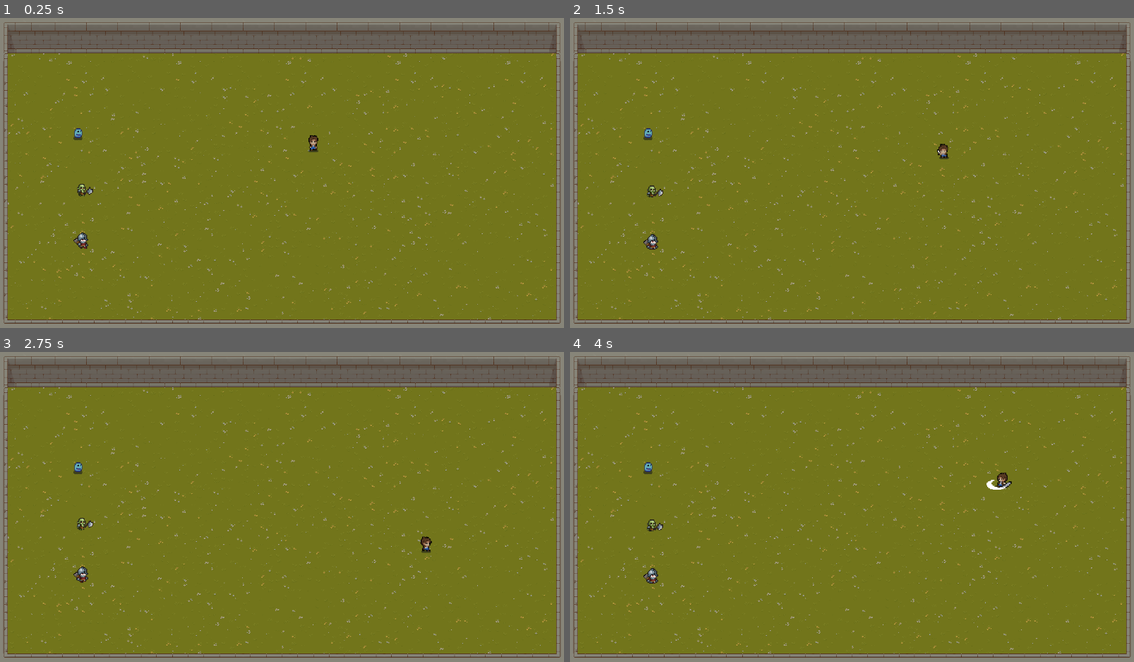
Above: before the commit, frames 1-4 (two rows, left to right).
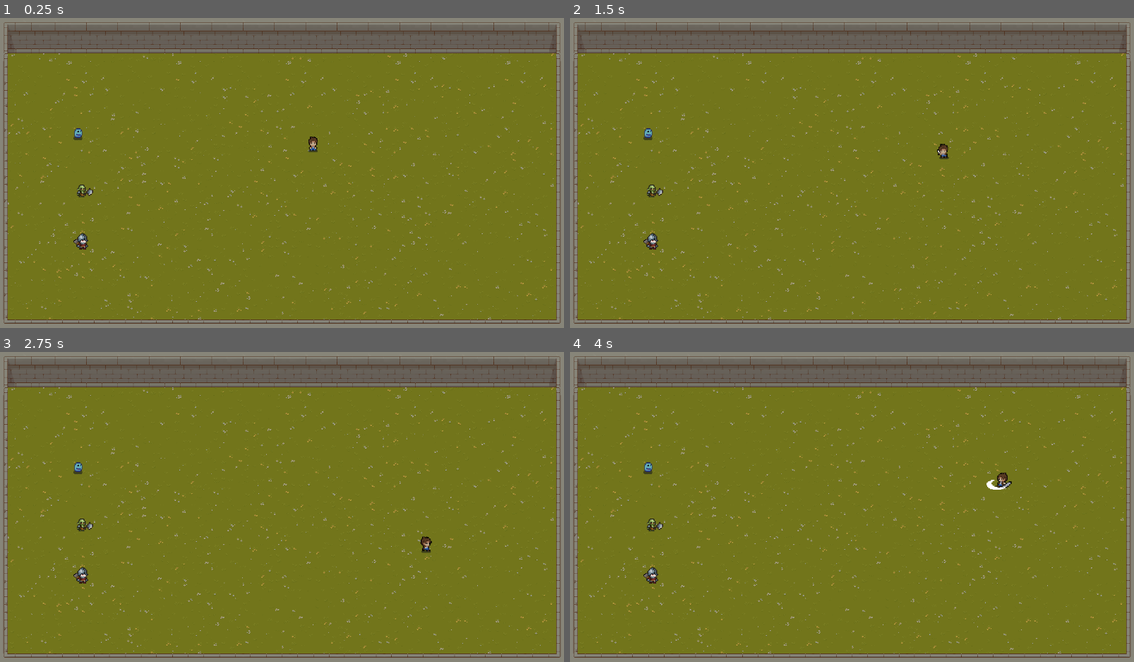
Above: after the commit, the same moments.

Repository: Mfrank34/DungeonHeart
Game: Godot game, scene res://Scenes/room/room.tscn
Same seed, same stepped clock (60 frames per second), same inputs: the game is played once before the commit and once after it. Before the commit the project starts from res://Scenes/room.tscn.
Inputs:
- Up to frame 1 (0.25 s): no input
- Up to frame 2 (1.5 s): tap Enter (ui_accept) at 0.5, 0.6, 0.77, 1.07, 1.35 s; hold Right (ui_right) 0.53-1.28 s; hold Down (ui_down) from 1.28 s (still down)
- Up to frame 3 (2.75 s): tap Enter (ui_accept) at 1.52, 1.82, 2.1 s; release Down (ui_down) at 2.03 s; hold Right (ui_right) from 2.03 s (still down)
- Up to frame 4 (4 s): release Right (ui_right) at 2.78 s; hold Up (ui_up) 2.78-3.53 s; tap Enter (ui_accept) at 2.85, 3.02, 3.32, 3.6, 3.77 s; hold Left (ui_left) from 3.53 s (still down)

The runs differ from the first frame. In frame 1, 0.2% of the frame differs, in the area x 13-57%, y 37-75%; in frame 2, 0.1%; in frame 3, 0.1%; in frame 4, 0.1%.

Commit message:
update
changes and orgianistions of files and updates

Diff:
--- a/Scenes/enemy.tscn
+++ b/Scenes/enemy/enemy_1.tscn
@@ -1,66 +1,66 @@
 [gd_scene load_steps=22 format=3 uid="uid://cqaw8vpn24dph"]
 
-[ext_resource type="Script" uid="uid://cyssrrm3papo" path="res://Script/enemy_2.gd" id="1_1f0kj"]
-[ext_resource type="Texture2D" uid="uid://bl5whrosonxp8" path="res://Textures/Enemy_1/slime.png" id="1_1lxko"]
+[ext_resource type="Texture2D" uid="uid://bl5whrosonxp8" path="res://Textures/Enemy_1/slime.png" id="1_jwqgc"]
+[ext_resource type="Script" uid="uid://crrx78t4p8fs1" path="res://Script/enemy_1.gd" id="1_njp5n"]
 
 [sub_resource type="AtlasTexture" id="AtlasTexture_qit8y"]
-atlas = ExtResource("1_1lxko")
+atlas = ExtResource("1_jwqgc")
 region = Rect2(0, 384, 32, 32)
 
 [sub_resource type="AtlasTexture" id="AtlasTexture_4gdgy"]
-atlas = ExtResource("1_1lxko")
+atlas = ExtResource("1_jwqgc")
 region = Rect2(32, 384, 32, 32)
 
 [sub_resource type="AtlasTexture" id="AtlasTexture_8n4gd"]
-atlas = ExtResource("1_1lxko")
+atlas = ExtResource("1_jwqgc")
 region = Rect2(64, 384, 32, 32)
 
 [sub_resource type="AtlasTexture" id="AtlasTexture_pfsys"]
-atlas = ExtResource("1_1lxko")
+atlas = ExtResource("1_jwqgc")
 region = Rect2(96, 384, 32, 32)
 
 [sub_resource type="AtlasTexture" id="AtlasTexture_plxki"]
-atlas = ExtResource("1_1lxko")
+atlas = ExtResource("1_jwqgc")
 region = Rect2(128, 384, 32, 32)
 
 [sub_resource type="AtlasTexture" id="AtlasTexture_0o7g4"]
-atlas = ExtResource("1_1lxko")
+atlas = ExtResource("1_jwqgc")
 region = Rect2(0, 0, 32, 32)
 
 [sub_resource type="AtlasTexture" id="AtlasTexture_mdifi"]
-atlas = ExtResource("1_1lxko")
+atlas = ExtResource("1_jwqgc")
 region = Rect2(32, 0, 32, 32)
 
 [sub_resource type="AtlasTexture" id="AtlasTexture_tvefu"]
-atlas = ExtResource("1_1lxko")
+atlas = ExtResource("1_jwqgc")
 region = Rect2(64, 0, 32, 32)
 
 [sub_resource type="AtlasTexture" id="AtlasTexture_fhldr"]
-atlas = ExtResource("1_1lxko")
+atlas = ExtResource("1_jwqgc")
 region = Rect2(96, 0, 32, 32)
 
 [sub_resource type="AtlasTexture" id="AtlasTexture_bc858"]
-atlas = ExtResource("1_1lxko")
+atlas = ExtResource("1_jwqgc")
 region = Rect2(0, 128, 32, 32)
 
 [sub_resource type="AtlasTexture" id="AtlasTexture_q3cx2"]
-atlas = ExtResource("1_1lxko")
+atlas = ExtResource("1_jwqgc")
 region = Rect2(32, 128, 32, 32)
 
 [sub_resource type="AtlasTexture" id="AtlasTexture_7523r"]
-atlas = ExtResource("1_1lxko")
+atlas = ExtResource("1_jwqgc")
 region = Rect2(64, 128, 32, 32)
 
 [sub_resource type="AtlasTexture" id="AtlasTexture_0a8yw"]
-atlas = ExtResource("1_1lxko")
+atlas = ExtResource("1_jwqgc")
 region = Rect2(96, 128, 32, 32)
 
 [sub_resource type="AtlasTexture" id="AtlasTexture_wd3wd"]
-atlas = ExtResource("1_1lxko")
+atlas = ExtResource("1_jwqgc")
 region = Rect2(128, 128, 32, 32)
 
 [sub_resource type="AtlasTexture" id="AtlasTexture_b0mq0"]
-atlas = ExtResource("1_1lxko")
+atlas = ExtResource("1_jwqgc")
 region = Rect2(160, 128, 32, 32)
 
 [sub_resource type="SpriteFrames" id="SpriteFrames_beirf"]
@@ -138,20 +138,24 @@
 [node name="Enemy" type="CharacterBody2D"]
 collision_layer = 2
 collision_mask = 2
-script = ExtResource("1_1f0kj")
+script = ExtResource("1_njp5n")
 
 [node name="AnimatedSprite2D" type="AnimatedSprite2D" parent="."]
 scale = Vector2(1.5, 1.5)
 sprite_frames = SubResource("SpriteFrames_beirf")
-animation = &"Walk"
-frame = 4
-frame_progress = 0.177945
+animation = &"Idle"
+frame = 2
+frame_progress = 0.628432
 offset = Vector2(0, -7)
 
 [node name="Body" type="CollisionShape2D" parent="."]
 position = Vector2(0, -8)
 shape = SubResource("CircleShape2D_jg01p")
 debug_color = Color(0.8, 0.196078, 0.188235, 0.419608)
+
+[node name="Timer" type="Timer" parent="."]
+unique_name_in_owner = true
+wait_time = 0.7
 
 [node name="DetectionArea" type="Area2D" parent="."]
 visible = false
@@ -174,6 +178,7 @@
 shape = SubResource("CircleShape2D_5tp6k")
 debug_color = Color(0.735356, 0.742409, 0.750494, 0.42)
 
+[connection signal="timeout" from="Timer" to="." method="weapon_time_out"]
 [connection signal="body_entered" from="DetectionArea" to="." method="_on_detection_area_body_entered"]
 [connection signal="body_exited" from="DetectionArea" to="." method="_on_detection_area_body_exited"]
 [connection signal="body_entered" from="Enemy_HitBox" to="." method="_on_enemy_hit_box_body_entered"]
--- a/Scenes/enemy_2.tscn
+++ b/Scenes/enemy/enemy_2.tscn
@@ -203,12 +203,12 @@
 radius = 67.0075
 
 [sub_resource type="CircleShape2D" id="CircleShape2D_5tp6k"]
-radius = 33.0
+radius = 43.0116
 
 [node name="Enemy_2" type="CharacterBody2D"]
 collision_layer = 2
 collision_mask = 2
-script = ExtResource("1_t3d2o")
+script = ExtResource("1_b6n7j")
 
 [node name="AnimatedSprite2D" type="AnimatedSprite2D" parent="."]
 position = Vector2(-1, -1.00002)
@@ -222,6 +222,8 @@
 shape = SubResource("CircleShape2D_jg01p")
 debug_color = Color(0.8, 0.196078, 0.188235, 0.419608)
 
+[node name="Timer" type="Timer" parent="."]
+
 [node name="DetectionArea" type="Area2D" parent="."]
 visible = false
 position = Vector2(0, -5)
--- a/Scenes/enemy_3.tscn
+++ b/Scenes/enemy/enemy_3.tscn
@@ -1,6 +1,6 @@
 [gd_scene load_steps=34 format=3 uid="uid://nxeecqvdnpf0"]
 
-[ext_resource type="Script" uid="uid://cyssrrm3papo" path="res://Script/enemy_2.gd" id="1_upxgb"]
+[ext_resource type="Script" uid="uid://648s3ceumw2c" path="res://Script/enemy_3.gd" id="1_7ka4c"]
 [ext_resource type="Texture2D" uid="uid://srigpm2mloc4" path="res://Textures/Enemy_3/Orc-Attack01.png" id="2_amsws"]
 [ext_resource type="Texture2D" uid="uid://b7reiyoxcyecf" path="res://Textures/Enemy_3/Orc.png" id="3_23p4j"]
 [ext_resource type="Texture2D" uid="uid://xwsuc7g072j3" path="res://Textures/Enemy_3/Orc-Idle.png" id="4_gv4o1"]
@@ -204,12 +204,12 @@
 radius = 67.0075
 
 [sub_resource type="CircleShape2D" id="CircleShape2D_5tp6k"]
-radius = 25.0
+radius = 32.0
 
 [node name="Enemy_3" type="CharacterBody2D"]
 collision_layer = 2
 collision_mask = 2
-script = ExtResource("1_upxgb")
+script = ExtResource("1_7ka4c")
 
 [node name="AnimatedSprite2D" type="AnimatedSprite2D" parent="."]
 scale = Vector2(1.5, 1.72)
@@ -221,6 +221,8 @@
 shape = SubResource("CircleShape2D_jg01p")
 debug_color = Color(0.8, 0.196078, 0.188235, 0.419608)
 
+[node name="Timer" type="Timer" parent="."]
+
 [node name="DetectionArea" type="Area2D" parent="."]
 visible = false
 position = Vector2(0, -5)
--- a/Scenes/room.tscn
+++ b/Scenes/room/room.tscn
@@ -6,9 +6,9 @@
 [ext_resource type="Texture2D" uid="uid://cx02ohk5x31gl" path="res://Textures/SetParts/TX Tileset Wall.png" id="4_41voj"]
 [ext_resource type="Texture2D" uid="uid://cy61v4s0ghcdv" path="res://Textures/SetParts/TX Struct.png" id="5_6f4so"]
 [ext_resource type="Texture2D" uid="uid://dsk3g1s5nkqwb" path="res://Textures/tilesets/walls/walls.png" id="6_fyu55"]
-[ext_resource type="PackedScene" uid="uid://cqaw8vpn24dph" path="res://Scenes/enemy.tscn" id="8_4iblh"]
-[ext_resource type="PackedScene" uid="uid://c5opcymfjgf6x" path="res://Scenes/enemy_2.tscn" id="9_ojh4s"]
-[ext_resource type="PackedScene" uid="uid://nxeecqvdnpf0" path="res://Scenes/enemy_3.tscn" id="10_ilpkg"]
+[ext_resource type="PackedScene" uid="uid://cqaw8vpn24dph" path="res://Scenes/enemy/enemy_1.tscn" id="8_4iblh"]
+[ext_resource type="PackedScene" uid="uid://c5opcymfjgf6x" path="res://Scenes/enemy/enemy_2.tscn" id="9_ojh4s"]
+[ext_resource type="PackedScene" uid="uid://nxeecqvdnpf0" path="res://Scenes/enemy/enemy_3.tscn" id="10_ilpkg"]
 [ext_resource type="PackedScene" uid="uid://ddjqldgx6kmu4" path="res://Scenes/player.tscn" id="10_jghof"]
 
 [sub_resource type="TileSet" id="TileSet_w8app"]
@@ -1388,9 +1388,11 @@
 position = Vector2(-407, 149)
 scale = Vector2(0.996291, 1.01463)
 slide_on_ceiling = false
+script = null
 
 [node name="Enemy_3" parent="." instance=ExtResource("10_ilpkg")]
 position = Vector2(-410, 42)
+script = null
 
 [node name="Player" parent="." instance=ExtResource("10_jghof")]
 position = Vector2(64, -60)
--- a/Scenes/world.tscn
+++ b/Scenes/room/world.tscn
@@ -1,6 +1,6 @@
 [gd_scene load_steps=3 format=3 uid="uid://bee7ifmjuj3o7"]
 
-[ext_resource type="PackedScene" uid="uid://cqaw8vpn24dph" path="res://Scenes/enemy.tscn" id="1_80tby"]
+[ext_resource type="PackedScene" uid="uid://cqaw8vpn24dph" path="res://Scenes/enemy_1.tscn" id="1_80tby"]
 [ext_resource type="PackedScene" uid="uid://ddjqldgx6kmu4" path="res://Scenes/player.tscn" id="2_ksej6"]
 
 [node name="world" type="Node2D"]
--- a/Script/global.gd
+++ b/Script/Global.gd
@@ -3,5 +3,10 @@
 var player_current_attack = false
 var enemy_current_attack = false
 
+# global player data.
+var Player_alive = true
+var Player_Health = 300
+var Player_Damage = 30
+
 func _physics_process(delta: float) -> void:
 	pass
--- a/Script/enemy_1.gd
+++ b/Script/enemy_1.gd
@@ -10,14 +10,23 @@
 var player_inattack_zone = false
 var cooldown = true
 
+# slime damage.
+var damage = 5
+
+func _ready() -> void:
+	$AnimatedSprite2D.play("Idle")
+
 func _physics_process(delta: float) -> void:
 	enemy(delta)
-	deal_with_damage()
+	attack()
+	# deal_with_damage()
 
+# player entering body.
 func _on_detection_area_body_entered(body: Node2D) -> void: # when player enters range.
 	player = body # tells the script to track the player
 	playerChase = true # gets the sctipt to start following the player.
 
+# player leaving body.
 func _on_detection_area_body_exited(body: Node2D) -> void: # player leave range.
 	player = null # disables player tracking no target.
 	playerChase = false # disables player chasing script.
@@ -31,11 +40,28 @@
 	if body.has_method("player"):
 		player_inattack_zone = false
 
+# dealing damage to enemy.
 func deal_with_damage():
 	if player_inattack_zone and Global.player_current_attack:
 			health -= 30 # slimes health pool
 			print("Slime Health: ", health)
 			Global.player_current_attack = false
+
+# enemy dealing damage to player
+func weapon_time_out() -> void:
+	cooldown = true
+	pass # Replace with function body.
+
+func attack():
+	# find out player in range and cooldown check.
+	if player_inattack_zone and cooldown:
+		var timeout = %Timer
+		cooldown = false
+		# code on how much the player damage is taking.
+		Global.player_health = 5
+		print ("current global health | ", Global.Player_Health)
+		$AnimatedSprite2D.play("Attack")
+		timeout.start()
 # Compat end
 
 func enemy(delta): # shows enemy.
--- a/Script/enemy_3.gd
+++ b/Script/enemy_3.gd
@@ -35,6 +35,7 @@
 	if player_inattack_zone and Global.player_current_attack:
 			health -= 15 # soldier health pool.
 			print("Soldier Health: ", health)
+			$AnimatedSprite2D.play("Attack")
 			Global.player_current_attack = false
 # Compat end
 
@@ -54,11 +55,6 @@
 			$AnimatedSprite2D.flip_h = true
 		else:
 			$AnimatedSprite2D.flip_h = false
-
-		if Global.enemy_current_attack:
-			print("playing animation attack")
-			$AnimatedSprite2D.play("Attack")
-			Global.enemy_current_attack = false
 	else:
 		# Gradually slow down when not chasing
 		velocity = lerp(velocity, Vector2.ZERO, 0.07)
--- a/Script/player.gd
+++ b/Script/player.gd
@@ -9,25 +9,24 @@
 var status = "none"
 
 # movement values
+var input = Vector2.ZERO # vector information from awsd.
+# movement feel.
 const speed = 100
 const accel = 750 # how fast to top speed
 const friction = 600 # well its friction idk how else to explain...
+# max speed.
 var max_speed = 150 # top speed the player can move at
-var input = Vector2.ZERO
-
 # Dash system
 var dashSpeed = 450
 var dashCoolDown = true
-
 # Combat System
 var enemy_inattack_range = false
 var enemy_attack_cooldown = true
+# player health.
 var health = 300
 var player_alive = true
-
-	# Player Attack.
-var player_attack_cooldown = true # attack in progress.
-var attack_animation = false
+# player health.
+var player_attack_cooldown = true
 # end of combat system.
 
 func player(): # identifier
@@ -35,7 +34,7 @@
 
 func _ready() -> void:
 	# sets the player default animation
-	$AnimatedSprite2D.play("Front_Idle")
+	$AnimatedSprite2D.play("Down_Idle")
 
 func _physics_process(delta):
 	# allows of the player to move and so on...
@@ -48,7 +47,6 @@
 		health = 0
 		print("player has been killed.")
 		self.queue_free()
-
 
 func get_input():
 	# gets the x and y inputs and normalizes the output and returns it.
--- a/project.godot
+++ b/project.godot
@@ -11,13 +11,13 @@
 [application]
 
 config/name="DungeonHeart"
-run/main_scene="res://Scenes/room.tscn"
+run/main_scene="uid://drba331jhyolb"
 config/features=PackedStringArray("4.4", "Forward Plus")
 config/icon="res://Textures/icon.svg"
 
 [autoload]
 
-Global="*res://Script/global.gd"
+Global="*res://Script/Global.gd"
 
 [input]
 
Not shown: 1 places in Scenes/enemy/enemy_2.tscn that only renumber resources
Renamed: Scenes/Main.tscn -> Scenes/room/Main.tscn
Renamed: Script/global.gd.uid -> Script/Global.gd.uid
